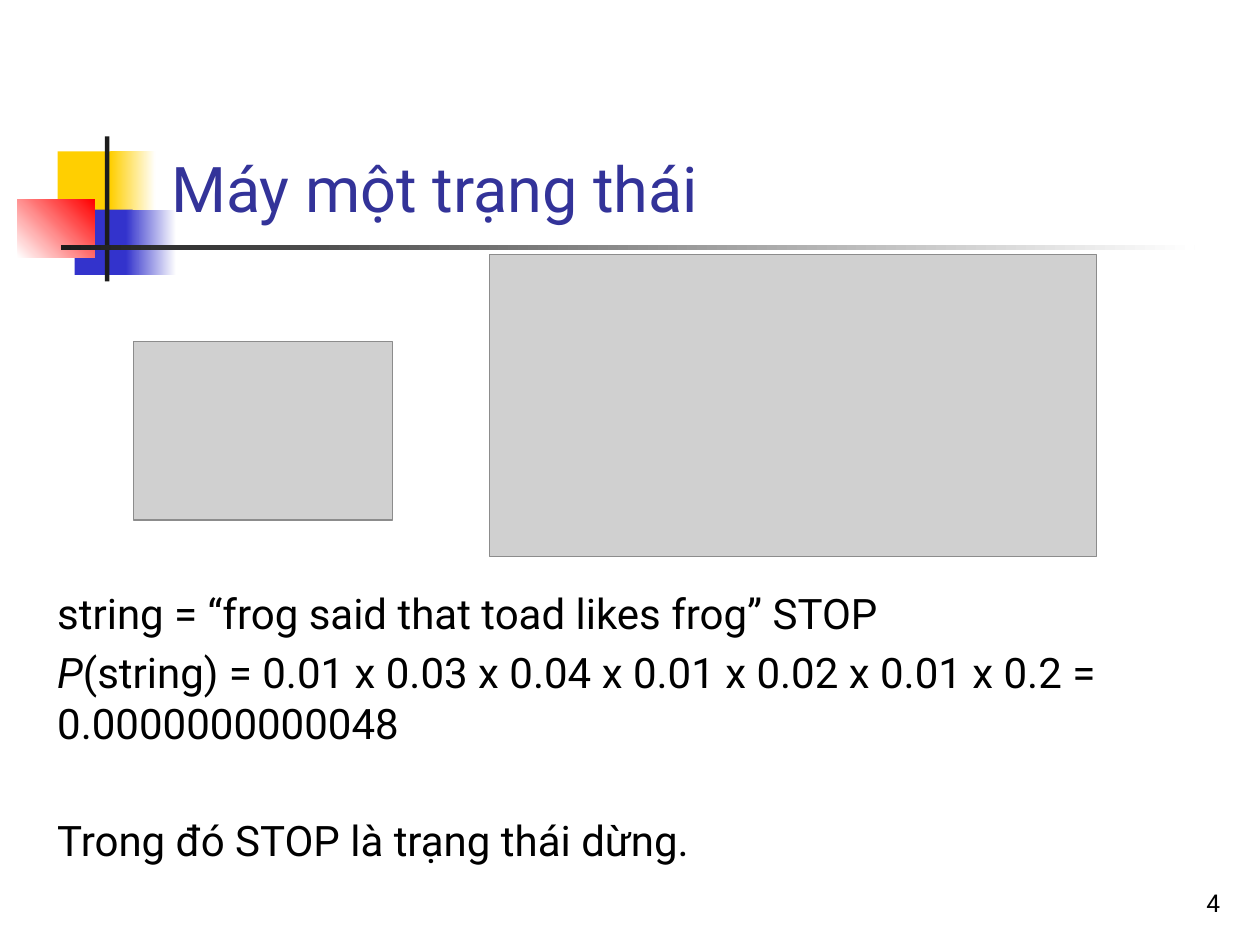
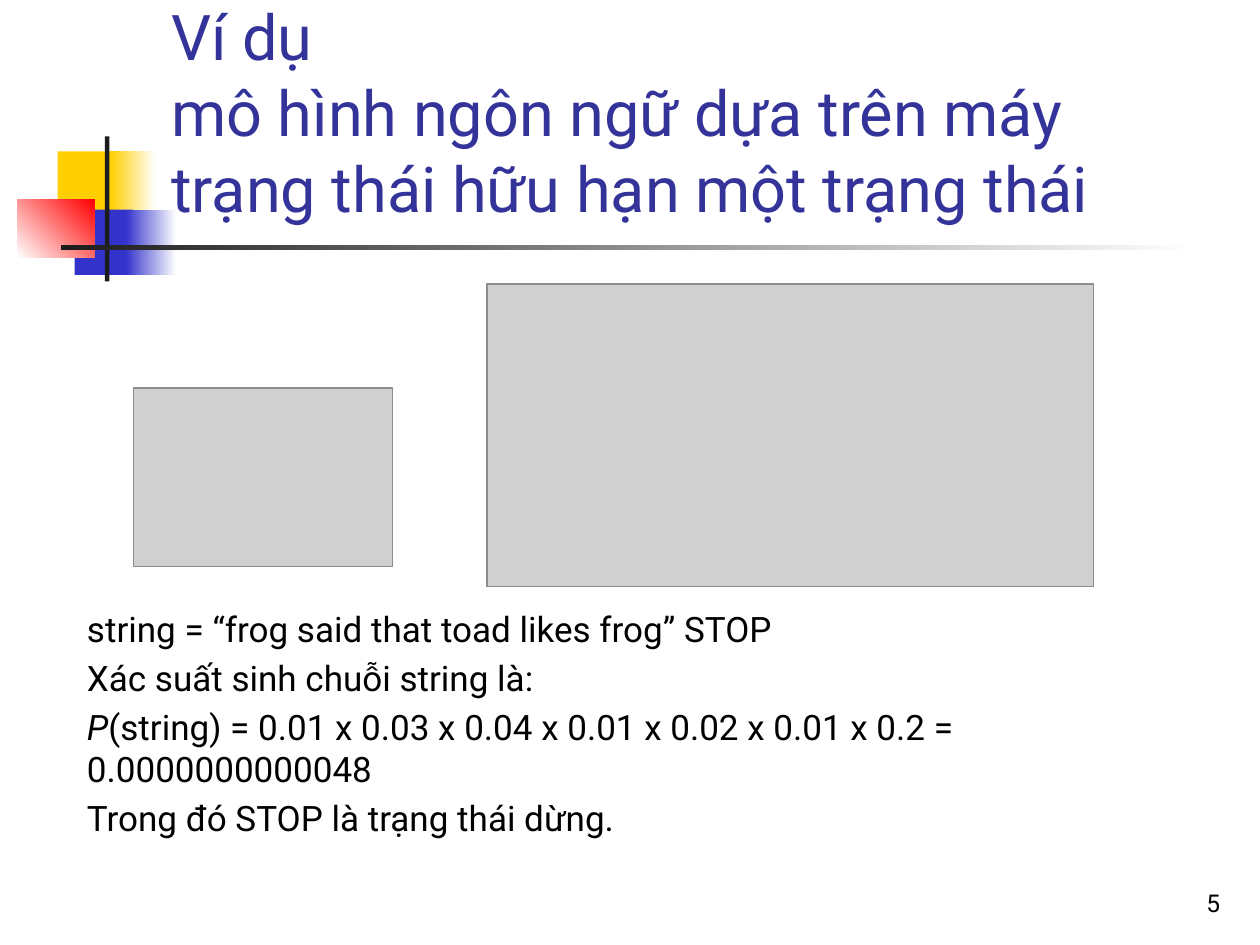
Before and after one commit to bangoc/IT4853, a slide deck: slide 5 of Bài 6 Mô hình ngôn ngữ.pptx (slide 4 before the commit). Drawn at 1260x945 pixels with LibreOffice and Linux fonts; fonts in the diff are those of the drawing; grey boxes stand for pictures. Boxes give left, top, right and bottom in pixels: in the first picture for what was removed or moved away, otherwise in the second. Text is boxed around its words. In the diff, an @@ line names an element or a change of style, - is before the commit and + after.

```diff
--- a/Bài 6 Mô hình ngôn ngữ.pptx
+++ b/Bài 6 Mô hình ngôn ngữ.pptx
@@ title at <box>171,12,1089,225</box>: text changed @@
-Máy một trạng thái
+Ví dụ
+mô hình ngôn ngữ dựa trên máy trạng thái hữu hạn một trạng thái
@@ picture: place and size @@
-picture at <box>490,255,1097,557</box>
+picture at <box>488,284,1095,586</box>
@@ picture: place and size @@
-picture at <box>134,341,393,520</box>
+picture at <box>134,388,393,567</box>
@@ text "string = “frog said that ...": place and size @@
-text "string = “frog said that ..." at <box>57,597,1062,865</box>
+text "string = “frog said that ..." at <box>87,615,925,839</box>
@@ text at <box>87,615,925,839</box>: size 24 to 20 pt in "string = “frog said that toad likes ...", "P(string) = 0.01 x 0.03 x 0.04 ...", "Trong đó STOP là trạng thái dừng." @@
@@ text at <box>87,662,533,699</box>: paragraph added @@
+Xác suất sinh chuỗi string là:
@@ page number at <box>1206,894,1220,913</box>: text changed @@
-4
+5
```
Also in this commit, not shown: 9 other slides changed, 1 slide added.
